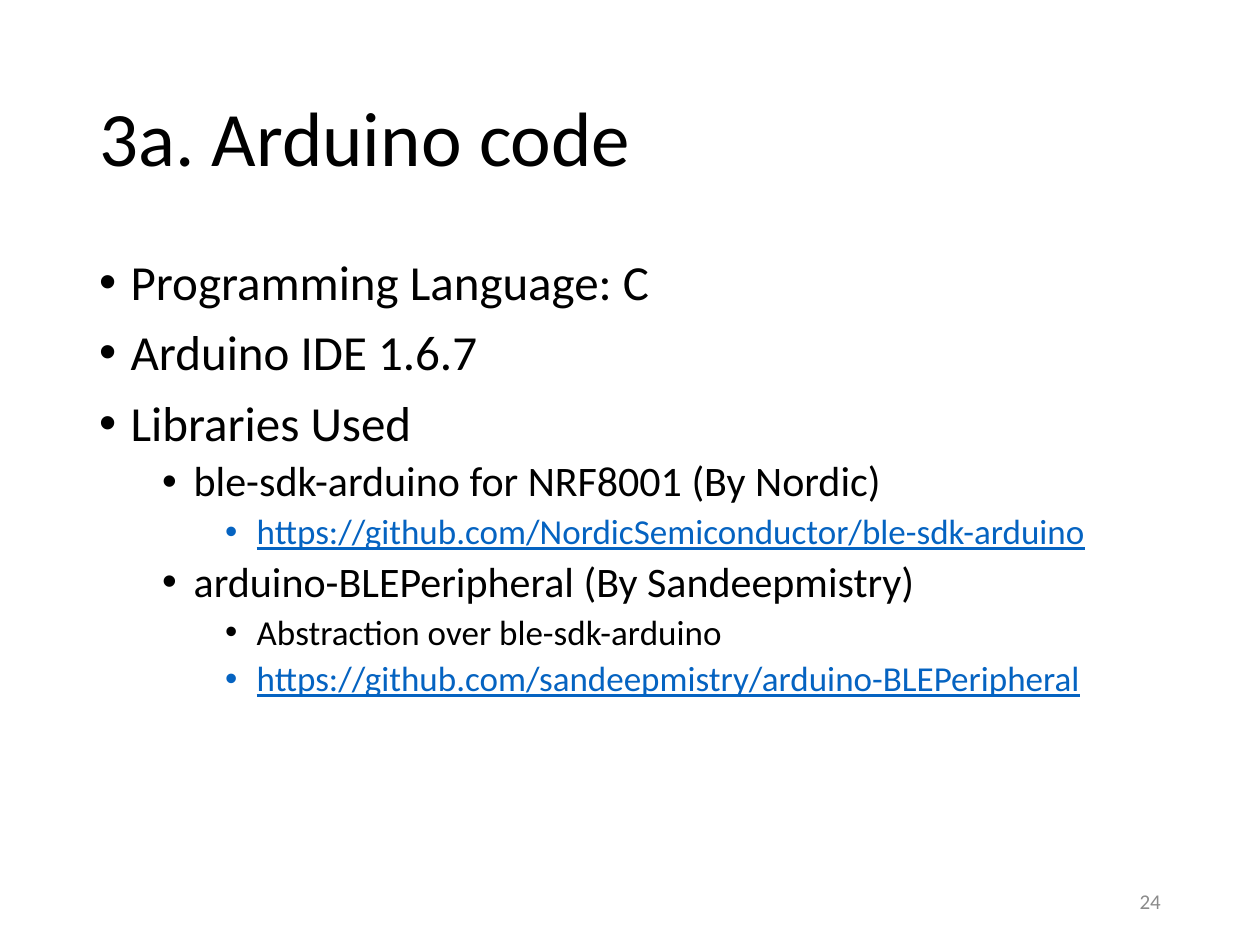
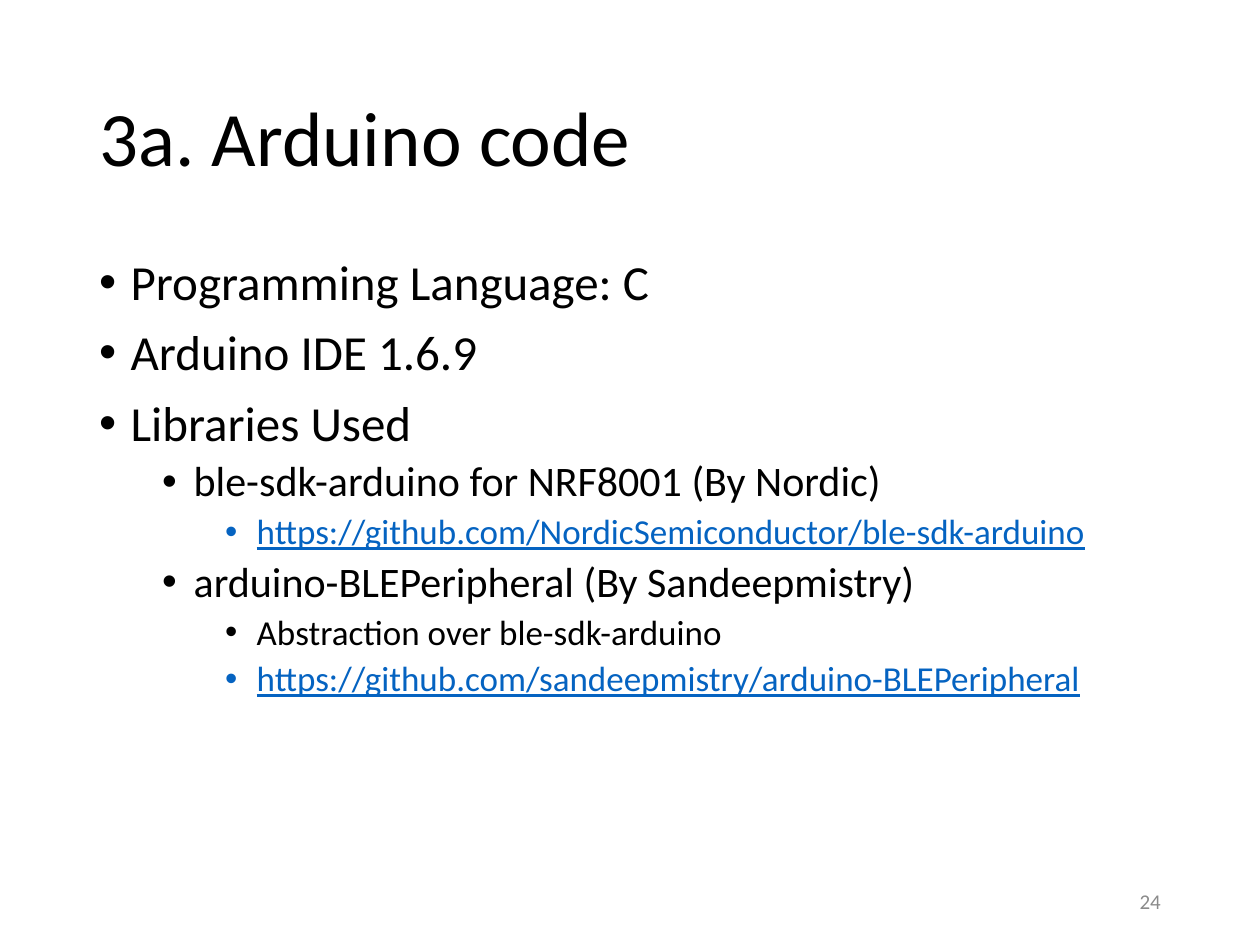
Before and after one commit to yeokm1/intro-to-ble, a slide deck: slide 24 of intro to ble.pptx. Drawn at 1260x945 pixels with LibreOffice and Linux fonts; fonts in the diff are those of the drawing. Boxes give left, top, right and bottom in pixels: in the first picture for what was removed or moved away, otherwise in the second. Text is boxed around its words. In the diff, an @@ line names an element or a change of style, - is before the commit and + after.

```diff
--- a/intro to ble.pptx
+++ b/intro to ble.pptx
@@ text at (x1=131, y1=336, x2=477, y2=371): text changed @@
-• Arduino IDE 1.6.7
+• Arduino IDE 1.6.9
```
Also in this commit, not shown: 2 other slides changed, 2 other files.
